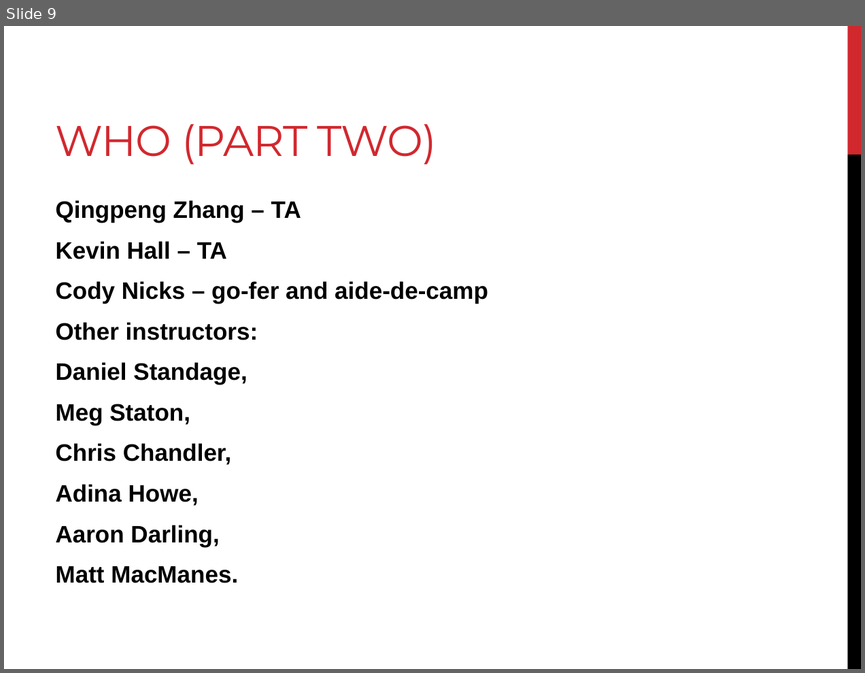
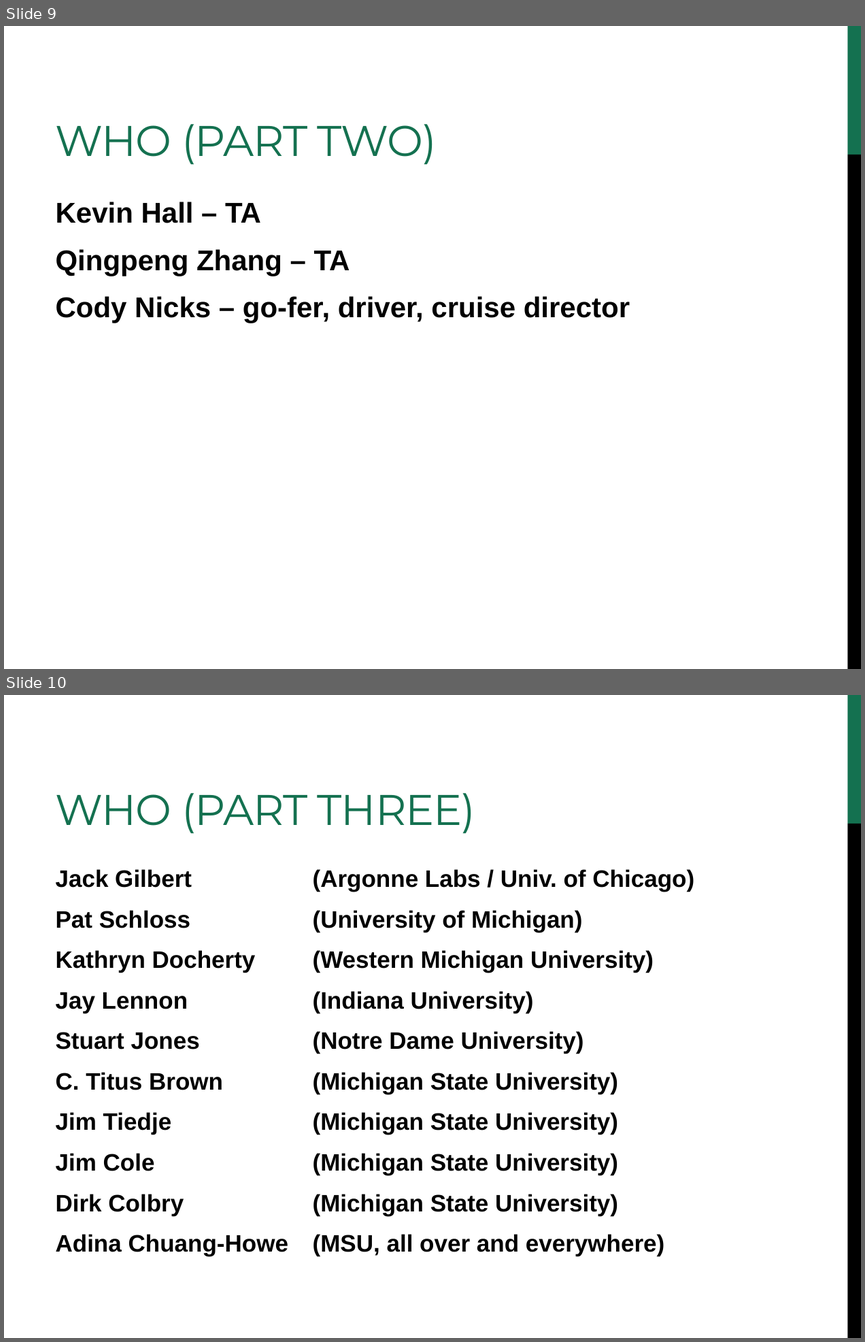
Before and after one commit to edamame-course/docs, a slide deck: extra/Presentations/2014-lecture1-edamame-welcome.ppt. Shown one above the other, each under a label of ours: slide 9 before the commit, slides 9 and 10 after it. The pictures are 865x673 and 865x1342 pixels, drawn with LibreOffice and Linux fonts; fonts in the diff are those of the drawing. Boxes give left, top, right and bottom in pixels: in the first picture for what was removed or moved away, otherwise in the second. Text is boxed around its words. In the diff, an @@ line names an element or a change of style, - is before the commit and + after.

```diff
--- a/extra/Presentations/2014-lecture1-edamame-welcome.ppt
+++ b/extra/Presentations/2014-lecture1-edamame-welcome.ppt
@@ slide 10 added at box(4, 695, 861, 1338), background #FFFFFF; not listed: 2 template elements that a slide beside it also shows @@
@@ title added at box(56, 793, 476, 834), 36 pt, text #147150 @@
+WHO (PART THREE)
@@ text added at box(56, 869, 694, 1256), 20 pt, text #000000, bold @@
+Jack Gilbert (Argonne Labs / Univ. of Chicago)
+Pat Schloss (University of Michigan)
+Kathryn Docherty (Western Michigan University)
+Jay Lennon (Indiana University)
+Stuart Jones (Notre Dame University)
+C. Titus Brown (Michigan State University)
+Jim Tiedje (Michigan State University)
+Jim Cole (Michigan State University)
+Dirk Colbry (Michigan State University)
+Adina Chuang-Howe (MSU, all over and everywhere)
@@ slide 9 changed as well @@
@@ title "WHO (PART TWO)" at box(56, 124, 437, 165): text colour #D1282E to #147150 @@
@@ rectangle at box(847, 26, 861, 155): fill #D1282E to #147150 @@
@@ text at box(56, 201, 261, 223): paragraph added @@
+Kevin Hall – TA
@@ text at box(56, 249, 350, 276): size 20 to 24 pt in "Qingpeng Zhang – TA" @@
@@ text at box(56, 296, 630, 322): text changed; size 20 to 24 pt @@
-Kevin Hall – TA
-Cody Nicks – go-fer and aide-de-camp
-Other instructors:
-Daniel Standage,
-Meg Staton,
-Chris Chandler,
-Adina Howe,
-Aaron Darling,
-Matt MacManes.
+Cody Nicks – go-fer, driver, cruise director
```
Also in this commit, not shown: 16 other slides changed, 1 other slide added, 1 slide removed, 1 other file.
